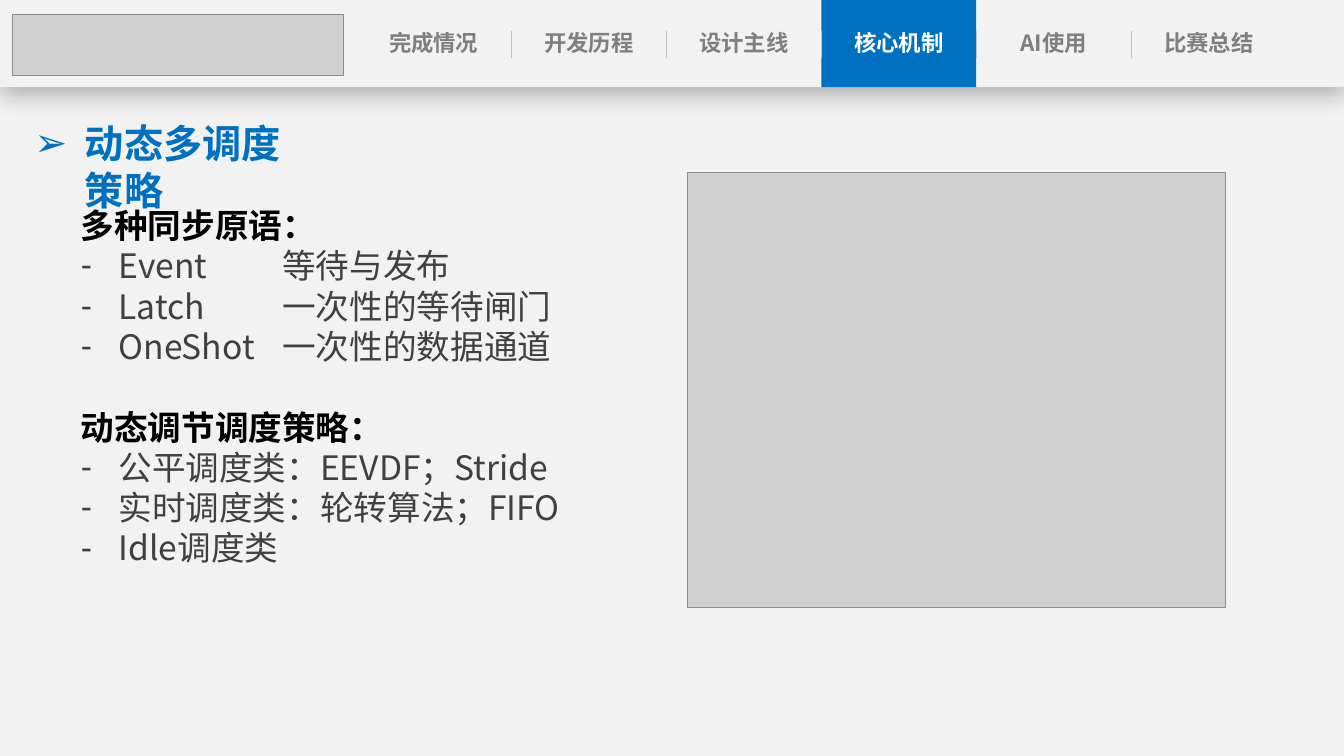
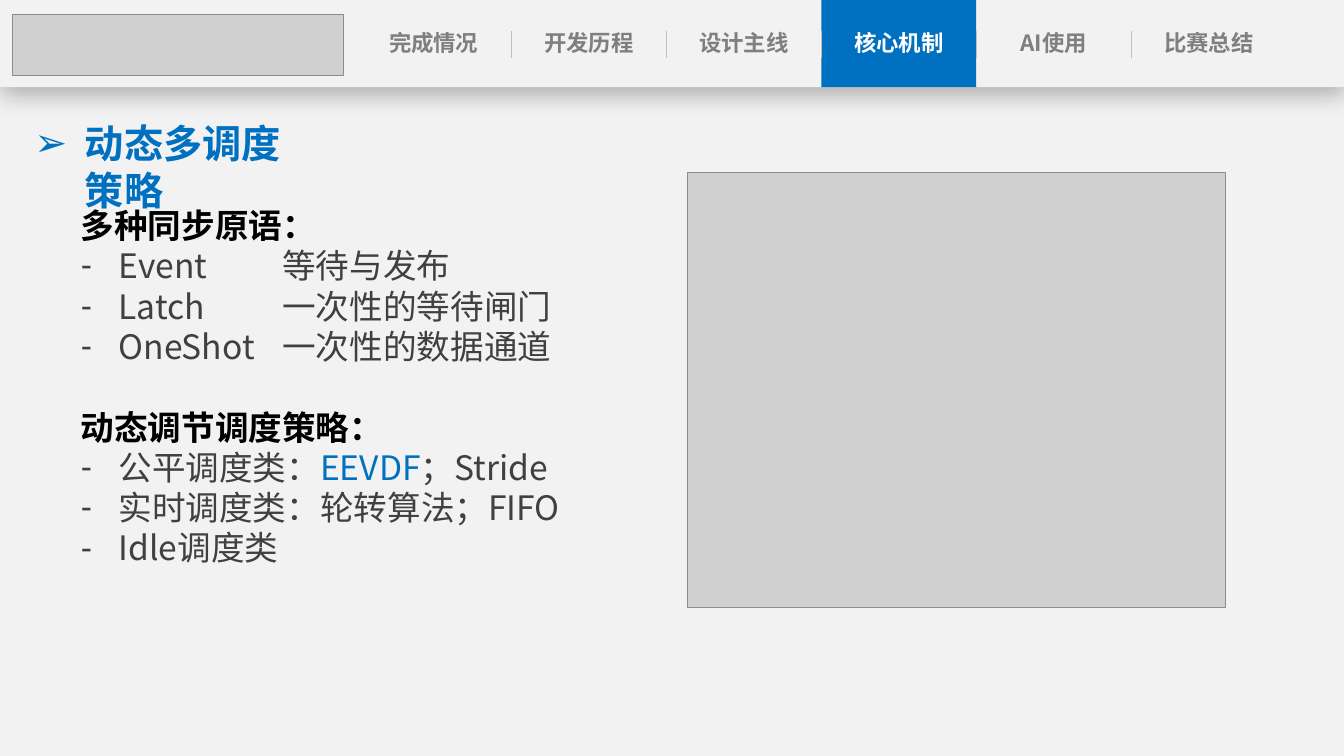
Before and after one commit to anemone-os/anemone, a slide deck: slide 16 of report/ppt/Anemone决赛演示文稿.pptx. Drawn at 1344x756 pixels with LibreOffice and Linux fonts; fonts in the diff are those of the drawing; grey boxes stand for pictures. Boxes give left, top, right and bottom in pixels: in the first picture for what was removed or moved away, otherwise in the second. Text is boxed around its words. In the diff, an @@ line names an element or a change of style, - is before the commit and + after.

```diff
--- a/report/ppt/Anemone决赛演示文稿.pptx
+++ b/report/ppt/Anemone决赛演示文稿.pptx
@@ text at (119, 452, 548, 485): text colour #404040 to #0070C0 in "公平调度类：EEVDF；Stride" @@
```
Also in this commit, not shown: 16 other slides changed, 1 slide added, 2 other files.
